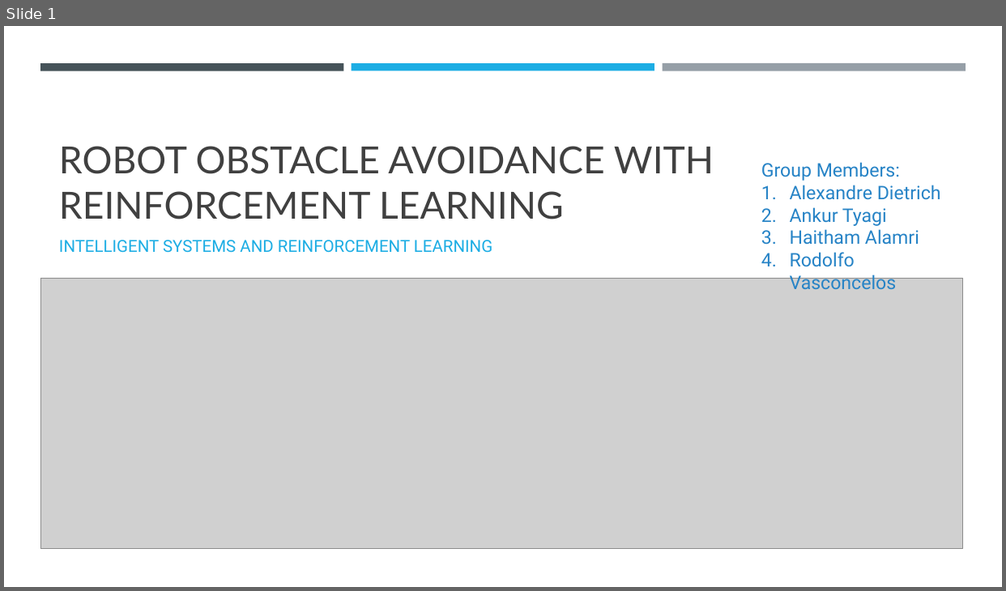
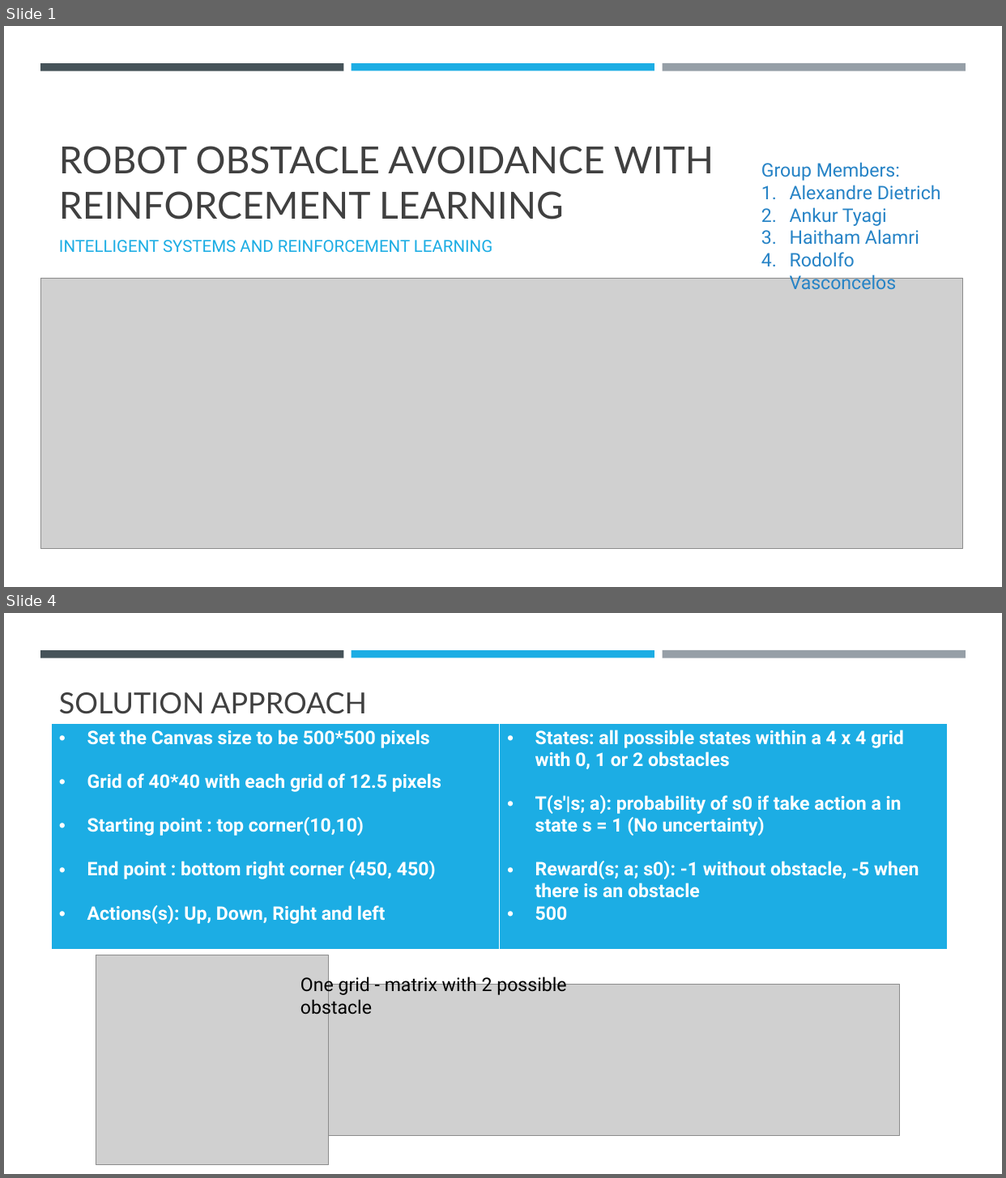
Before and after one commit to ravasconcelos/rl_obstacle_avoidance, a slide deck: notebook/Robot Obstacle avoidance with reinforcement learning.pptx. Shown one above the other, each under a label of ours: slide 1 before the commit, slides 1 and 4 after it; the slides between them are not shown. The pictures are 1006x591 and 1006x1178 pixels, drawn with LibreOffice and Linux fonts; fonts in the diff are those of the drawing; grey boxes stand for pictures. Boxes give left, top, right and bottom in pixels: in the first picture for what was removed or moved away, otherwise in the second. Text is boxed around its words. In the diff, an @@ line names an element or a change of style, - is before the commit and + after.

```diff
--- a/notebook/Robot Obstacle avoidance with reinforcement learning.pptx
+++ b/notebook/Robot Obstacle avoidance with reinforcement learning.pptx
@@ slide 4 added at box(4, 613, 1002, 1174), background #FFFFFF @@
@@ rectangle added at box(40, 650, 344, 658), fill #465359 @@
@@ rectangle added at box(351, 650, 654, 658), fill #1CADE4 @@
@@ rectangle added at box(662, 650, 965, 658), fill #969FA7 @@
@@ title added at box(59, 692, 367, 714), 28 pt, text #404040 @@
+SOLUTION APPROACH
@@ table added at box(52, 723, 948, 955), 1 rows, 2 columns @@
+Set the Canvas size to be 500*500 pixels / Grid of 40*40 with each grid of 12.5 pixels / Starting point : top corner(10,10) / End point : bottom right corner (450, 450) / Actions(s): Up, Down, Right and left | States: all possible states within a 4 x 4 grid with 0, 1 or 2 obstacles / T(s'|s; a): probability of s0 if take action a in state s = 1 (No uncertainty) / Reward(s; a; s0): -1 without obstacle, -5 when there is an obstacle / 500
@@ picture added at box(96, 955, 328, 1165) @@
@@ text added at box(300, 975, 566, 1018), 18 pt, text #000000 @@
+One grid - matrix with 2 possible obstacle
@@ picture added at box(329, 985, 900, 1136) @@
```
Also in this commit, not shown: 5 slides changed, 2 other slides added.
